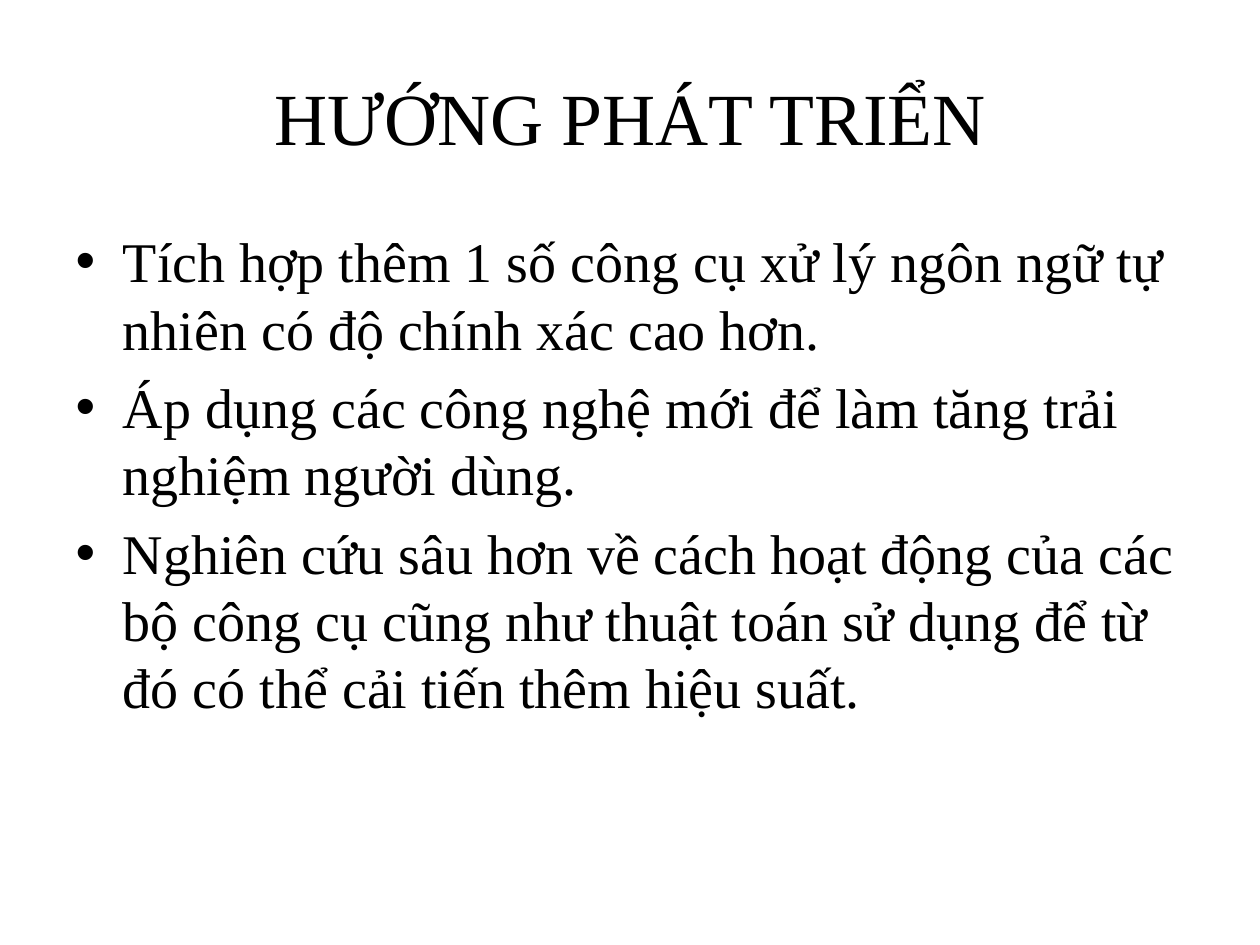
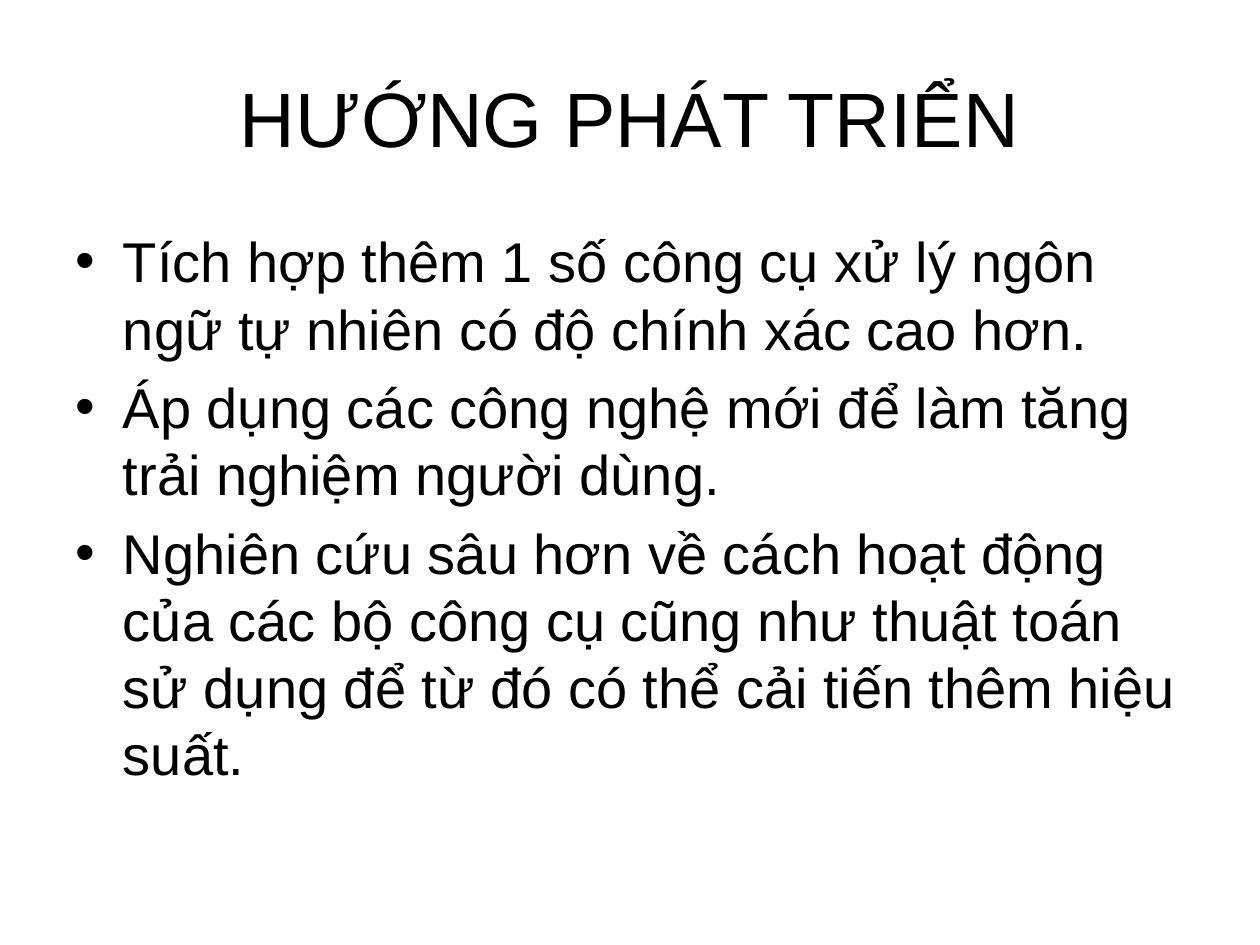
Before and after one commit to PVT961996/Web_VNLP, a slide deck: slide 26 of Khoaluan_doc/Bao_cao_khoa_hoc.pptx (slide 22 before the commit). Drawn at 1260x945 pixels with LibreOffice and Linux fonts; fonts in the diff are those of the drawing; background and template pictures are left out. Boxes give left, top, right and bottom in pixels: in the first picture for what was removed or moved away, otherwise in the second. Text is boxed around its words. In the diff, an @@ line names an element or a change of style, - is before the commit and + after.

```diff
--- a/Khoaluan_doc/Bao_cao_khoa_hoc.pptx
+++ b/Khoaluan_doc/Bao_cao_khoa_hoc.pptx
@@ title "HƯỚNG PHÁT TRIỂN" at <box>240,86,1019,148</box>: size 42 to 44 pt, font Times New Roman to Arial @@
@@ text "Tích hợp thêm 1 số ..." at <box>123,239,1175,776</box>: font Times New Roman to Arial @@
```
Also in this commit, not shown: 18 other slides changed, 5 slides added, 1 slide removed, 15 other files.
